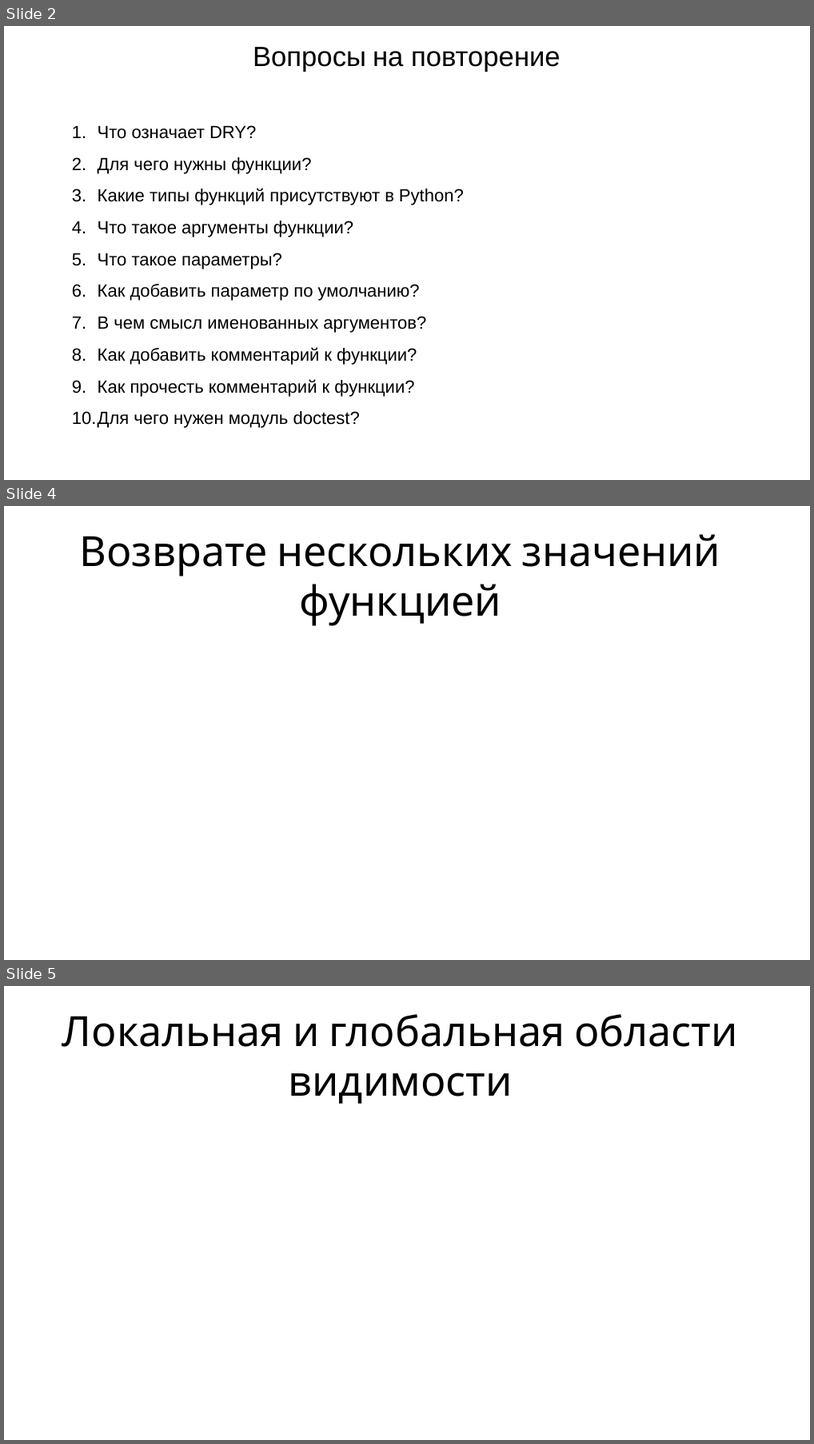
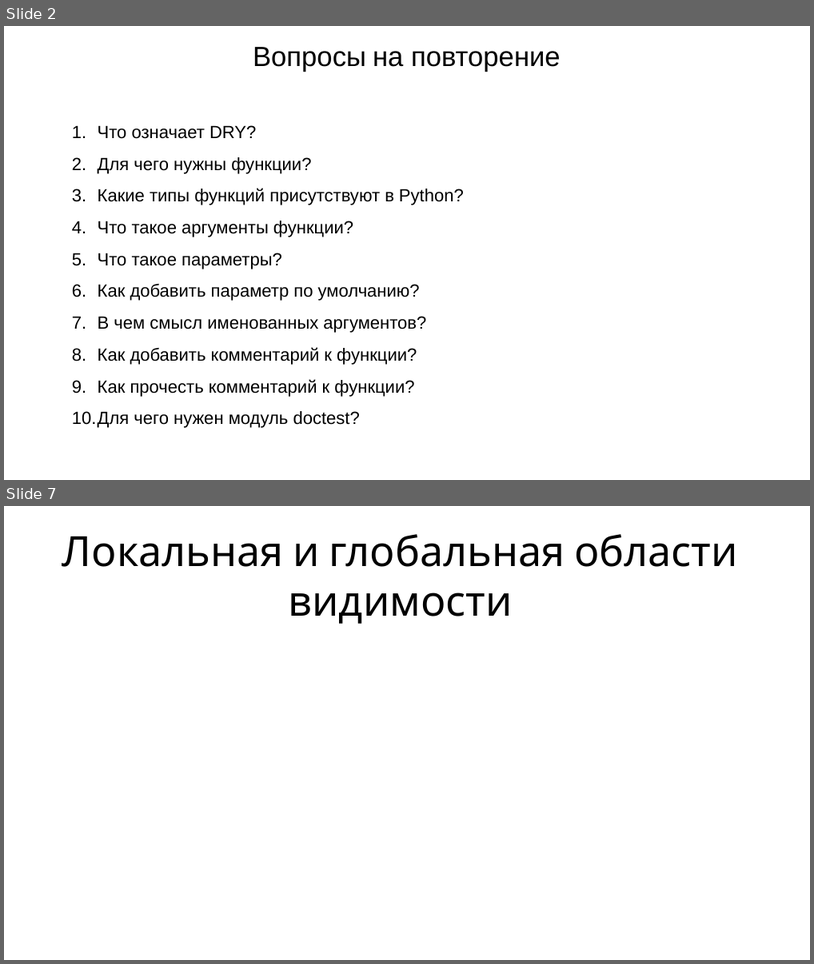
Before and after one commit to maxchv/LearnPython, a slide deck: week04/07.Functions2.pptx. Shown one above the other, each under a label of ours: slides 2, 4 and 5 before the commit, slides 2 and 7 after it; the slides between them are not shown. The pictures are 814x1444 and 814x964 pixels, drawn with LibreOffice and Linux fonts; fonts in the diff are those of the drawing. Boxes give left, top, right and bottom in pixels: in the first picture for what was removed or moved away, otherwise in the second. Text is boxed around its words. In the diff, an @@ line names an element or a change of style, - is before the commit and + after.

```diff
--- a/week04/07.Functions2.pptx
+++ b/week04/07.Functions2.pptx
@@ slide 4 removed at (4, 506, 810, 960), background #FFFFFF @@
@@ title removed at (80, 534, 722, 626) @@
-Возврате нескольких значений функцией
@@ what was slide 5 is now slide 7 @@
```
Also in this commit, not shown: 5 slides changed, 6 slides added, 4 other slides removed, 1 other file.
